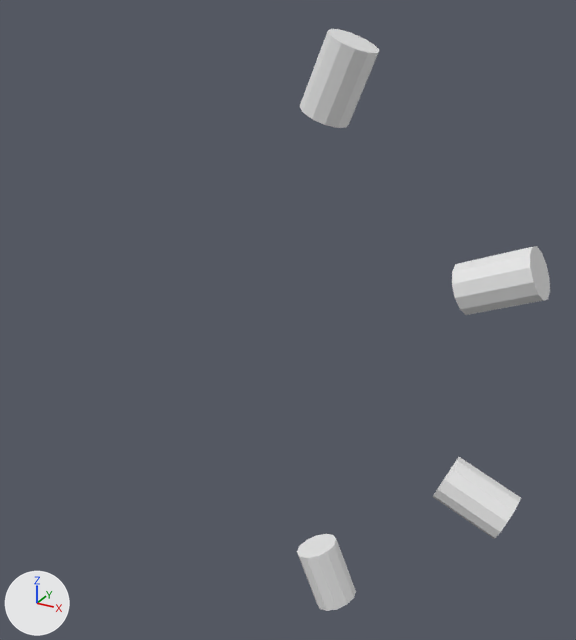
What one commit did to the OBJ model assets/meshes/drones/s1000plus/s1000plus__accent.obj.
Camera for both pictures: a camera (50 mm lens) standing at (0.651, -1.01, 0.554) and looking at (0.072, 0.043, 0.028). Arrows for +X, +Y and +Z are at lower left; the lights stay in place. The first picture is the older version. Where no turn or scale is listed for an object, it has been applied to the vertices.

Objects in the first picture: 's1000plus__accent'.
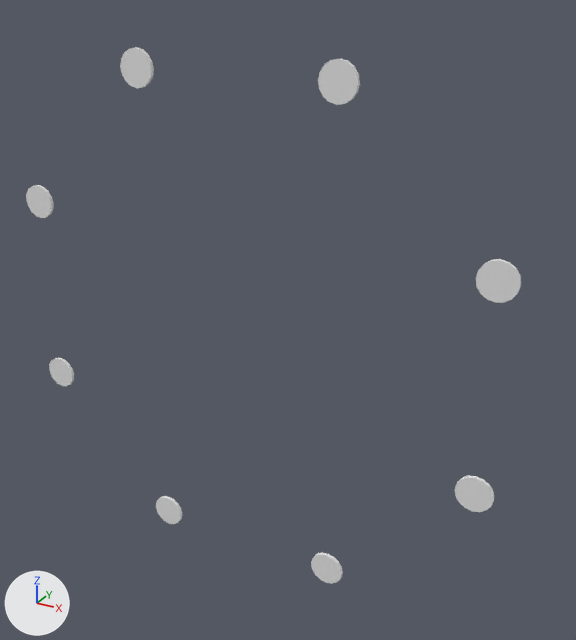
Location of each change, [x1, y1, x2, y2] in pixels of the pictures (576 x 640 px):
's1000plus__accent', reshaped (95% wider, 8% shorter): before [297, 29, 550, 611]; after [26, 47, 521, 584]
part 1 of me_s1000plus__accent, added: after [476, 259, 521, 303]
part 2 of me_s1000plus__accent, added: after [318, 58, 360, 105]
part 3 of me_s1000plus__accent, added: after [120, 47, 154, 88]
part 4 of me_s1000plus__accent, added: after [26, 185, 54, 218]
part 5 of me_s1000plus__accent, added: after [49, 358, 74, 386]
part 6 of me_s1000plus__accent, added: after [156, 496, 182, 524]
part 7 of me_s1000plus__accent, added: after [311, 553, 343, 584]
part 8 of me_s1000plus__accent, added: after [454, 475, 494, 512]
part 9 of me_s1000plus__accent, deleted: before [452, 246, 550, 315]
part 10 of me_s1000plus__accent, deleted: before [299, 29, 380, 128]
part 11 of me_s1000plus__accent, deleted: before [297, 534, 356, 611]
part 12 of me_s1000plus__accent, deleted: before [433, 457, 521, 538]

The change, as a diff of the scene's bpy script:
```diff
--- a/assets/meshes/drones/s1000plus/s1000plus__accent.obj.py
+++ b/assets/meshes/drones/s1000plus/s1000plus__accent.obj.py
@@ me_s1000plus__accent @@
 # used by ob_s1000plus__accent; location = (0.0, 0.0, 0.0)
-me_s1000plus__accent.from_pydata(...)  # 104 vertices, 192 faces; spans x 0.119..0.483, y -0.037..0.037, z -0.483..0.483
+me_s1000plus__accent.from_pydata(...)  # 272 vertices, 512 faces; spans x -0.445..0.445, y 0.001..0.007, z -0.445..0.445
+# me_s1000plus__accent part 1: a new loose piece, a 16-sided cylinder along y spanning x 0.3851..0.4451, y 0.001..0.0071, z 0.142..0.202
+# me_s1000plus__accent part 2: a new loose piece, a 16-sided cylinder along y spanning x 0.142..0.202, y 0.001..0.0071, z 0.3851..0.4451
+# me_s1000plus__accent part 3: a new loose piece, a 16-sided cylinder along y spanning x -0.202..-0.142, y 0.001..0.0071, z 0.3851..0.4451
+# me_s1000plus__accent part 4: a new loose piece, a 16-sided cylinder along y spanning x -0.4451..-0.3851, y 0.001..0.0071, z 0.142..0.202
+# me_s1000plus__accent part 5: a new loose piece, a 16-sided cylinder along y spanning x -0.4451..-0.3851, y 0.001..0.0071, z -0.202..-0.142
+# me_s1000plus__accent part 6: a new loose piece, a 16-sided cylinder along y spanning x -0.202..-0.142, y 0.001..0.0071, z -0.4451..-0.3851
+# me_s1000plus__accent part 7: a new loose piece, a 16-sided cylinder along y spanning x 0.142..0.202, y 0.001..0.0071, z -0.4451..-0.3851
+# me_s1000plus__accent part 8: a new loose piece, a 16-sided cylinder along y spanning x 0.3851..0.4451, y 0.001..0.0071, z -0.202..-0.142
+# me_s1000plus__accent part 9: the loose piece of 26 vertices spanning x 0.356..0.483, y -0.037..0.037, z 0.119..0.228 is deleted
+# me_s1000plus__accent part 10: the loose piece of 26 vertices spanning x 0.119..0.228, y -0.037..0.037, z 0.356..0.483 is deleted
+# me_s1000plus__accent part 11: the loose piece of 26 vertices spanning x 0.119..0.228, y -0.037..0.037, z -0.483..-0.356 is deleted
+# me_s1000plus__accent part 12: the loose piece of 26 vertices spanning x 0.356..0.483, y -0.037..0.037, z -0.228..-0.119 is deleted
```
